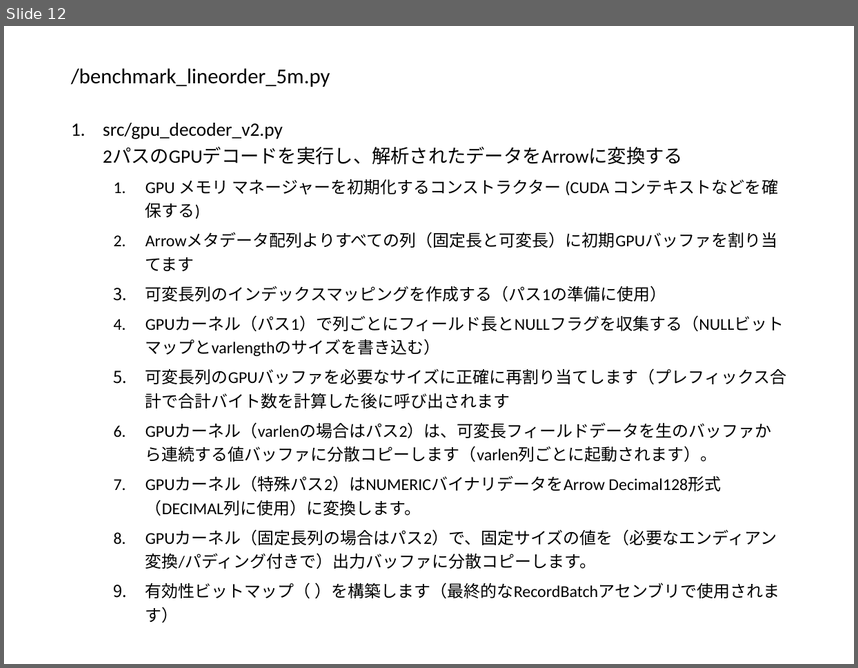
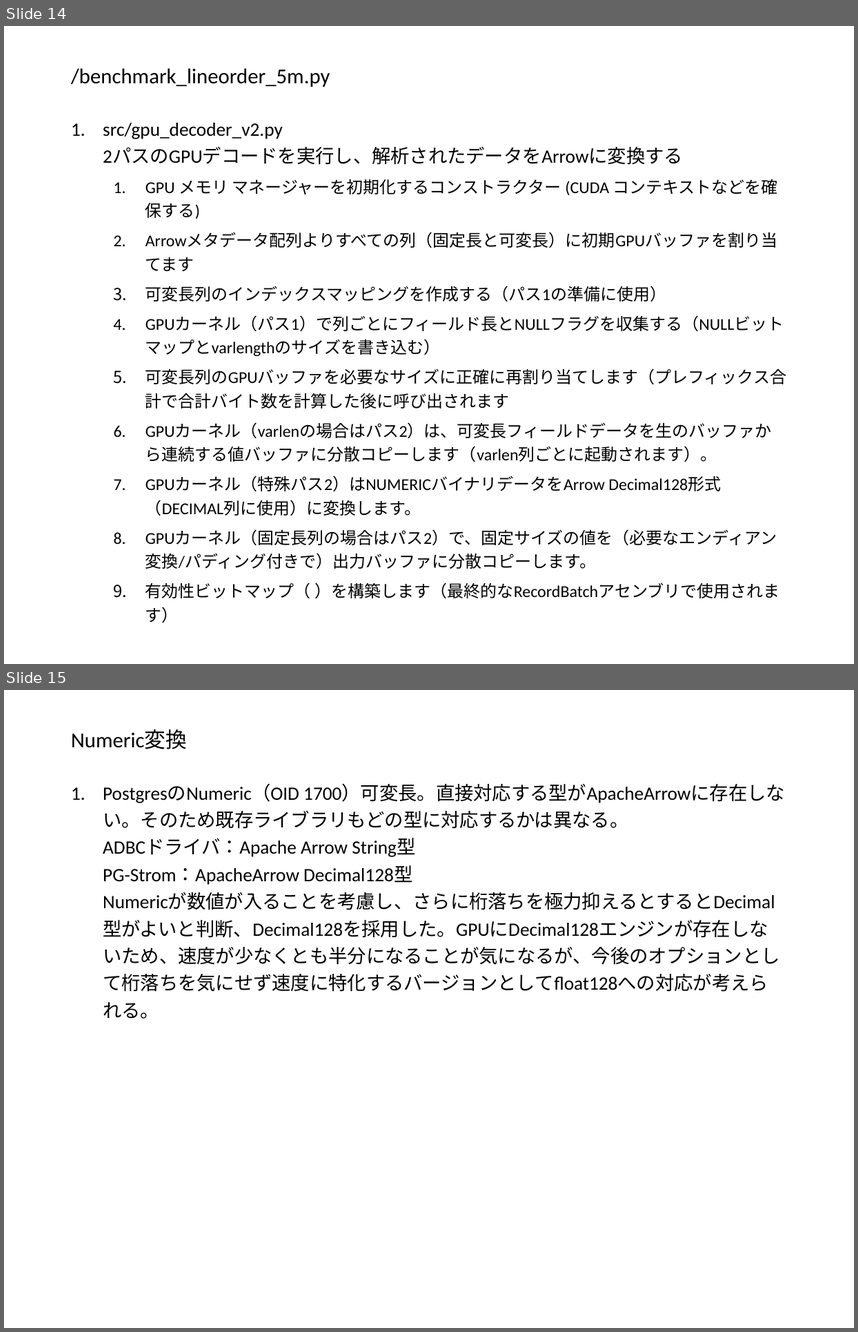
Before and after one commit to a-hirota/cu_pg_parquet, a slide deck: docs/ppt/gpuparse.pptx. Shown one above the other, each under a label of ours: slide 12 before the commit, slides 14 and 15 after it. The pictures are 858x668 and 858x1332 pixels, drawn with LibreOffice and Linux fonts; fonts in the diff are those of the drawing. Boxes give left, top, right and bottom in pixels: in the first picture for what was removed or moved away, otherwise in the second. Text is boxed around its words. In the diff, an @@ line names an element or a change of style, - is before the commit and + after.

```diff
--- a/docs/ppt/gpuparse.pptx
+++ b/docs/ppt/gpuparse.pptx
@@ slide 15 added at <box>4,690,854,1328</box>, background #FFFFFF @@
@@ title added at <box>71,729,187,749</box>, 18 pt, text #000000 @@
+Numeric変換
@@ text added at <box>103,784,785,1018</box>, 16 pt, text #000000 @@
+1. PostgresのNumeric（OID 1700）可変長。直接対応する型がApacheArrowに存在しない。そのため既存ライブラリもどの型に対応するかは異なる。
+   ADBCドライバ：Apache Arrow String型
+   PG-Strom：ApacheArrow Decimal128型
+   Numericが数値が入ることを考慮し、さらに桁落ちを極力抑えるとするとDecimal型がよいと判断、Decimal128を採用した。GPUにDecimal128エンジンが存在しないため、速度が少なくとも半分になることが気になるが、今後のオプションとして桁落ちを気にせず速度に特化するバージョンとしてfloat128への対応が考えられる。
@@ what was slide 12 is now slide 14 @@
```
Also in this commit, not shown: 2 other slides added.
